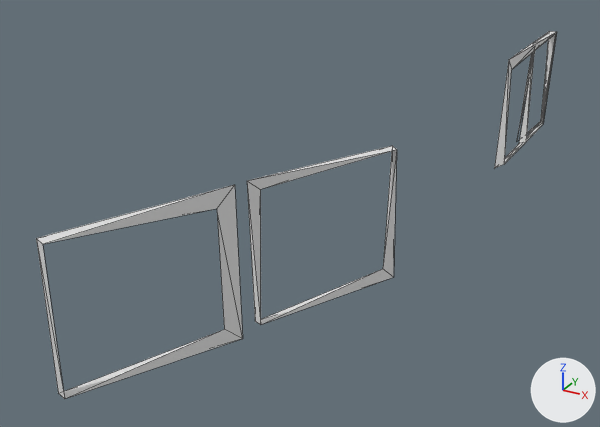
One commit to the OBJ model Assets/ExternalAsset/LeartesStudios/CountrysideInterior/Meshes/SM_DoorWindows_LOD4.obj: the scene before it, then after it.
Both versions are drawn from a 50 mm lens placed at (13.38, -13.21, 6.84), pointed at (6.11, 0.0, 0.23). The lights are fixed; the arrows at lower right show +X, +Y and +Z. Mesh edges are drawn as thin lines. Where no turn or scale is listed for an object, it has been applied to the vertices. Vertices at the same position are counted once.

Objects in the first picture: 'SM_DoorWindows_LOD4'.
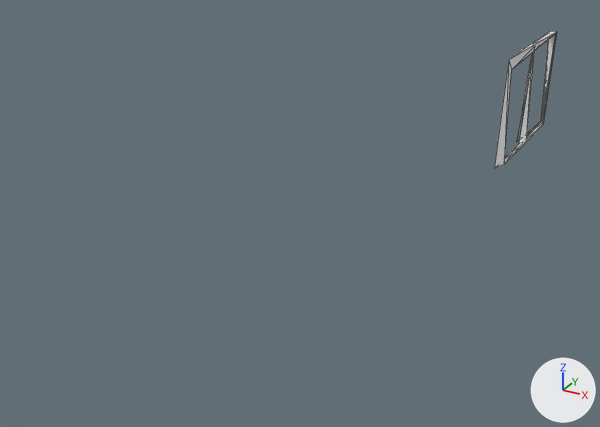
What changed in the scene script:
```text
Change me_sm_doorwindows_lod4:
    where me_sm_doorwindows_lod4.from_pydata(...)  # 35 vertices, 58 faces; spans x 6.0..8.8, y -6.6..9.0, z -0.1..2.6
    used by ob_sm_doorwindows_lod4; location = (0.0, 0.0, 0.0)
    me_sm_doorwindows_lod4 part 1: the loose piece of 8 vertices spanning x 7.3..8.6, y -3.8..-1.1, z -0.1..2.5 is deleted
    me_sm_doorwindows_lod4 part 2: the loose piece of 8 vertices spanning x 6.0..7.3, y -6.6..-3.9, z -0.1..2.5 is deleted
```

Location of each change, [x1, y1, x2, y2] in pixels of the pictures (600 x 427 px):
'SM_DoorWindows_LOD4', reshaped (88% narrower, 62% shorter): before [36, 31, 557, 399]; after [494, 31, 557, 169]
part 1 of me_sm_doorwindows_lod4, deleted: before [247, 146, 397, 325]
part 2 of me_sm_doorwindows_lod4, deleted: before [36, 185, 243, 399]
